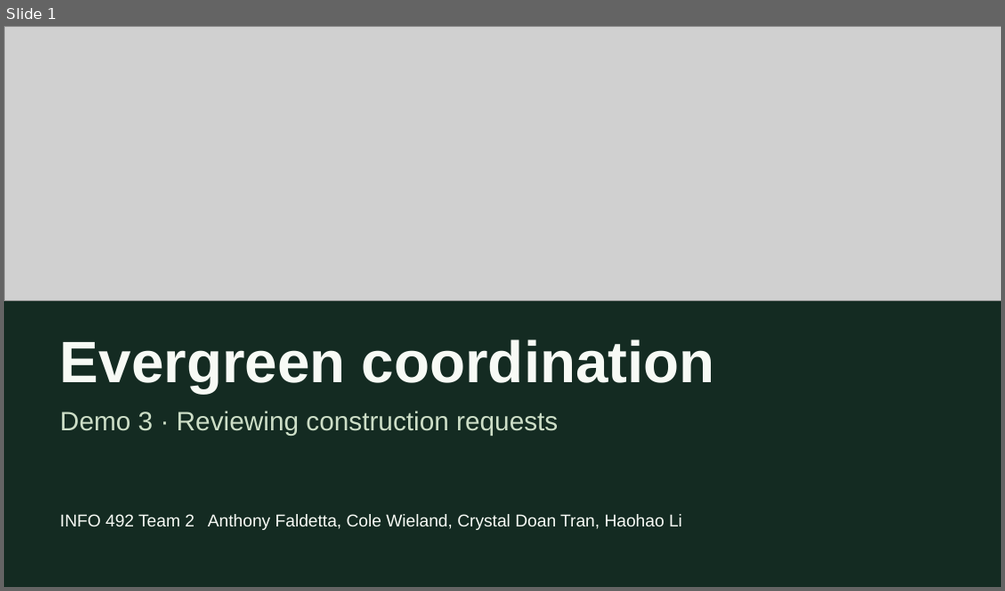
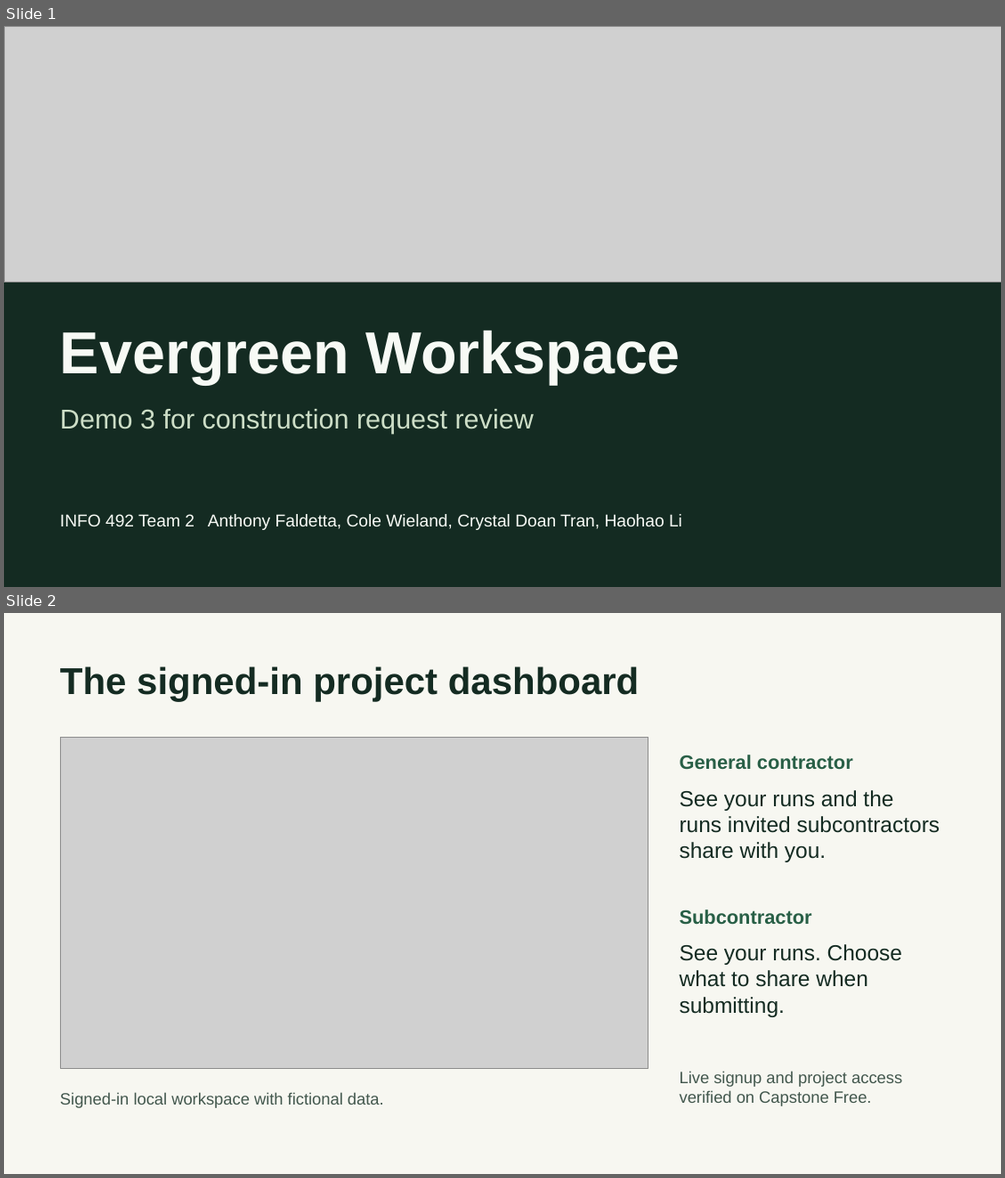
Before and after one commit to AnthonyFald/capstone-grp2, a slide deck: documents/demo-3/Demo 3 Presentation.pptx. Shown one above the other, each under a label of ours: slide 1 before the commit, slides 1 and 2 after it. The pictures are 1005x591 and 1005x1178 pixels, drawn with LibreOffice and Linux fonts; fonts in the diff are those of the drawing; grey boxes stand for pictures. Boxes give left, top, right and bottom in pixels: in the first picture for what was removed or moved away, otherwise in the second. Text is boxed around its words. In the diff, an @@ line names an element or a change of style, - is before the commit and + after.

Commit message:
Link live Evergreen accounts and revise Demo 3 presentation
Point the project homepage and legacy workspace landing at the verified Capstone Free sign-in. Show the signed-in intake and review workflow with actual local captures.

```diff
--- a/documents/demo-3/Demo 3 Presentation.pptx
+++ b/documents/demo-3/Demo 3 Presentation.pptx
@@ slide 2 added at (4,613,1001,1174), background #F7F7F1 @@
@@ text added at (60,666,639,702), 36 pt, text #142B22, bold @@
+The signed-in project dashboard
@@ picture added at (60,737,647,1069) @@
@@ text added at (680,755,853,770), 18.8 pt, text #285F46, bold @@
+General contractor
@@ text added at (680,790,940,862), 21 pt, text #142B22 @@
+See your runs and the runs invited subcontractors share with you.
@@ text added at (680,909,812,925), 18.8 pt, text #285F46, bold @@
+Subcontractor
@@ text added at (680,944,902,1017), 21 pt, text #142B22 @@
+See your runs. Choose what to share when submitting.
@@ text added at (60,1092,384,1108), 15.8 pt, text #42574D @@
+Signed-in local workspace with fictional data.
@@ text added at (680,1070,902,1106), 15.8 pt, text #42574D @@
+Live signup and project access verified on Capstone Free.
@@ slide 1 changed as well @@
@@ picture: place and size @@
-picture at (4,26,1001,301)
+picture at (4,26,1001,282)
@@ text at (60,329,680,384): text changed; size 56.2 to 57 pt @@
-Evergreen coordination
+Evergreen Workspace
@@ text at (60,409,534,434): text changed; size 25.5 to 26.2 pt @@
-Demo 3 · Reviewing construction requests
+Demo 3 for construction request review
```
Also in this commit, not shown: 5 other slides added, 5 slides removed, 7 other files.
